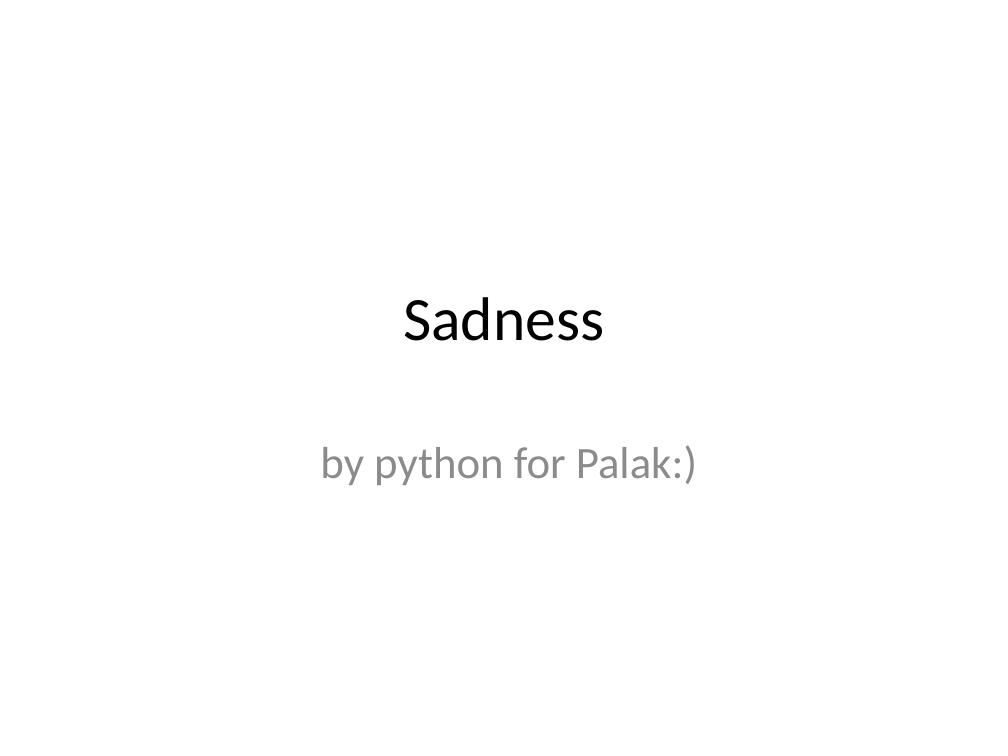
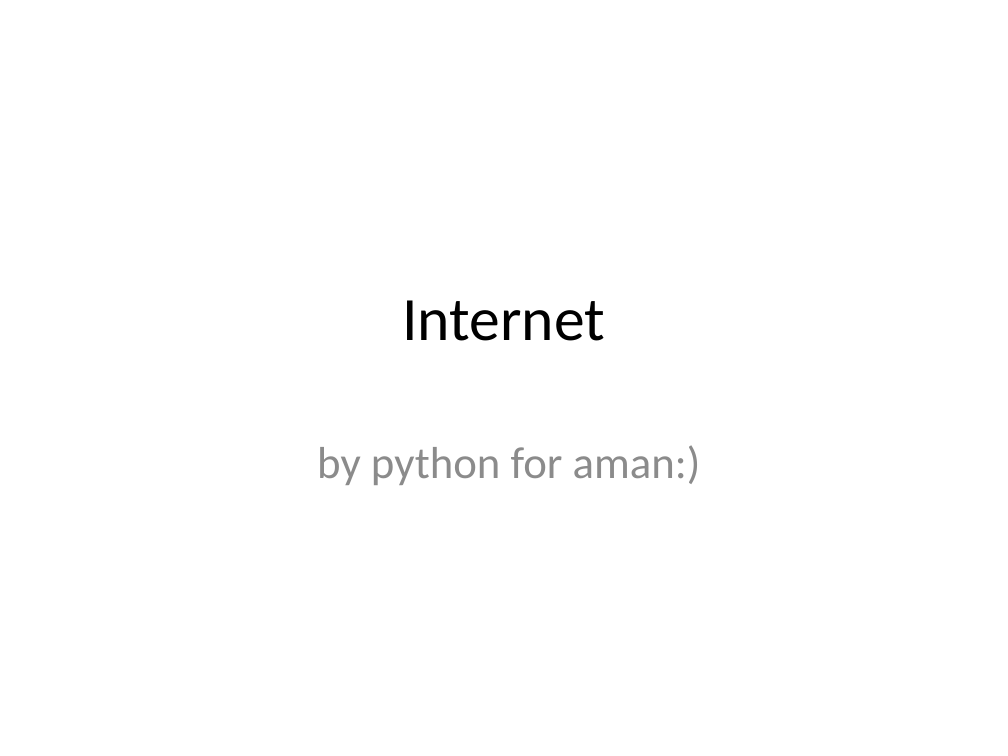
Before and after one commit to eppisai/Uplift---Smart-educational-Platform, a slide deck: slide 1 of AutoPPT-main/something.pptx. Drawn at 1008x756 pixels with LibreOffice and Linux fonts; fonts in the diff are those of the drawing. Boxes give left, top, right and bottom in pixels: in the first picture for what was removed or moved away, otherwise in the second. Text is boxed around its words. In the diff, an @@ line names an element or a change of style, - is before the commit and + after.

```diff
--- a/AutoPPT-main/something.pptx
+++ b/AutoPPT-main/something.pptx
@@ title at bbox=[403, 300, 606, 341]: text changed @@
-Sadness
+Internet
@@ subtitle at bbox=[317, 445, 701, 485]: text changed @@
-by python for Palak:)
+by python for aman:)
```
Also in this commit, not shown: 36 slides added, 8 slides removed, 7 other files.
